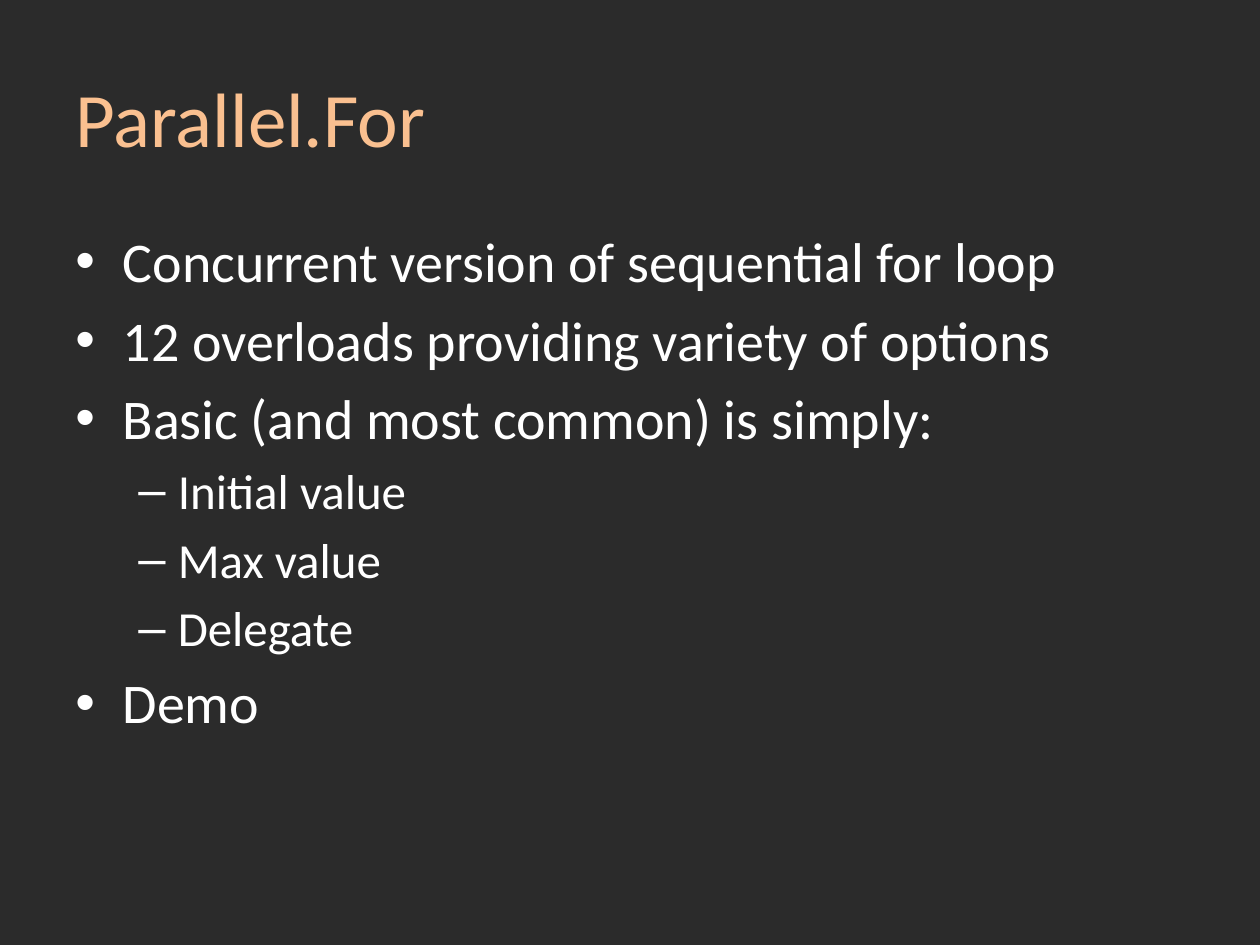
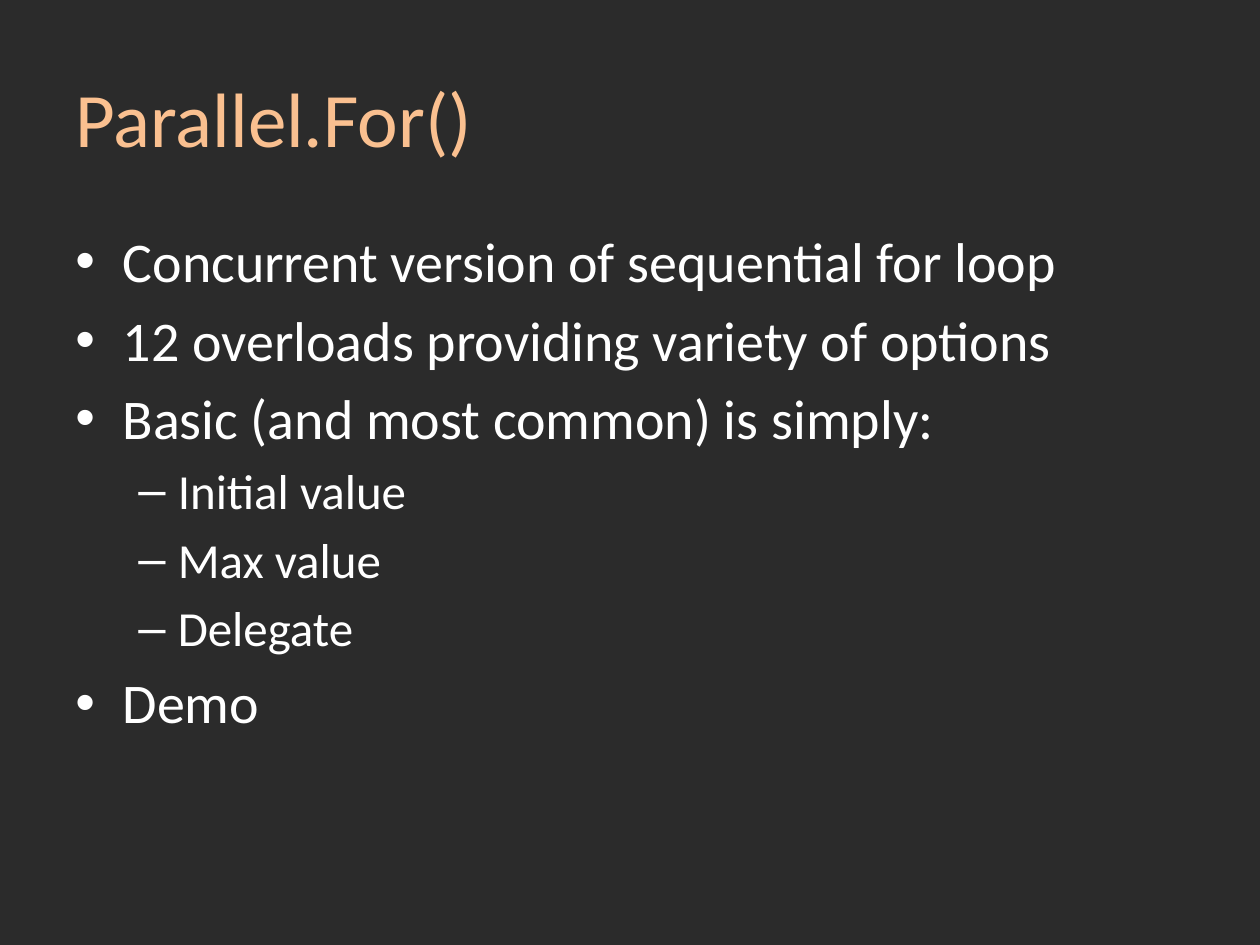
Before and after one commit to srstrong/DDDSW2010, a slide deck: slide 10 of Task Parallel Library.pptx (slide 9 before the commit). Drawn at 1260x945 pixels with LibreOffice and Linux fonts; fonts in the diff are those of the drawing; background and template pictures are left out; a plain dark background stands for a picture behind light text. Boxes give left, top, right and bottom in pixels: in the first picture for what was removed or moved away, otherwise in the second. Text is boxed around its words. In the diff, an @@ line names an element or a change of style, - is before the commit and + after.

```diff
--- a/Task Parallel Library.pptx
+++ b/Task Parallel Library.pptx
@@ title at <box>76,91,472,158</box>: text changed @@
-Parallel.For
+Parallel.For()
```
Also in this commit, not shown: 5 other slides changed, 2 slides added.
